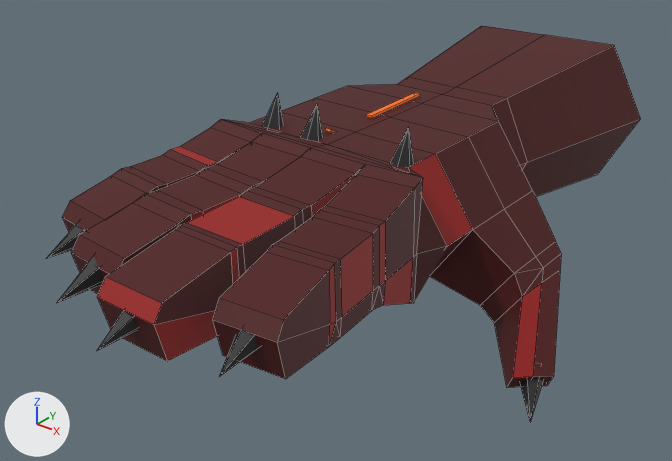
The FBX model Assets/ZonkContent/Art/Models/HandLooks/Hand_Demon.fbx: old version first, new version second.
Rendered twice from a 50 mm lens placed at (1.009, -1.576, 0.801), pointed at (-0.105, -0.184, -0.062). The axes (+X, +Y, +Z) are drawn at lower left. The lights are the same throughout. The picture after the commit comes second. Mesh edges are drawn as thin lines.

The first picture shows 'Hand_Demon'.
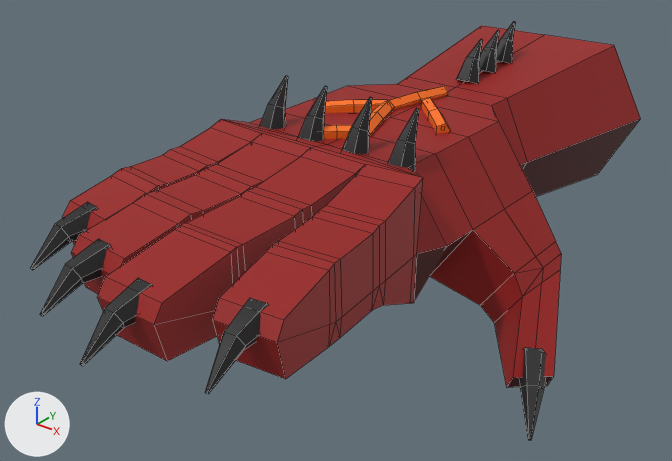
Diff of the bpy script that builds the scene:
```diff
--- a/Assets/ZonkContent/Art/Models/HandLooks/Hand_Demon.fbx.py
+++ b/Assets/ZonkContent/Art/Models/HandLooks/Hand_Demon.fbx.py
@@ me_hand_demon @@
 # used by ob_hand_demon; location = (0.0, 0.0, 0.0)
-me_hand_demon.from_pydata(...)  # 350 vertices, 369 faces; spans x -0.41..0.41, y -0.86..0.74, z -0.29..0.21
+me_hand_demon.from_pydata(...)  # 626 vertices, 672 faces; spans x -0.41..0.42, y -0.89..0.74, z -0.31..0.25
+# me_hand_demon part 1: the loose piece of 8 vertices spanning x -0.16..-0.13, y -0.02..0.17, z 0.14 is multiplied about its middle by the matrix ((-0.867, 0.16, -0.011), (0.16, 0.867, 0.001), (0.011, -0.001, -0.882)), then moved by (0.02, 0.06, 0.01)
+# me_hand_demon part 2: the loose piece of 7 vertices spanning x -0.37..-0.32, y -0.72..-0.61, z 0.01..0.06 is rebuilt with 20 vertices and now spans x -0.38..-0.31, y -0.75..-0.61, z -0.01..0.08
+# me_hand_demon part 3: the loose piece of 7 vertices spanning x -0.3..-0.25, y -0.21..-0.17, z 0.12..0.21 is rebuilt with 20 vertices and now spans x -0.31..-0.24, y -0.22..-0.14, z 0.12..0.23
+# me_hand_demon part 4: the loose piece of 7 vertices spanning x 0.33..0.4, y -0.23..-0.13, z -0.29..-0.21 is rebuilt with 20 vertices and now spans x 0.32..0.42, y -0.26..-0.13, z -0.31..-0.19
+# me_hand_demon part 5: the loose piece of 7 vertices spanning x 0.04..0.09, y -0.22..-0.17, z 0.12..0.21 is rebuilt with 20 vertices and now spans x 0.03..0.1, y -0.22..-0.14, z 0.12..0.23
+# me_hand_demon part 6: the loose piece of 7 vertices spanning x -0.07..-0.01, y -0.86..-0.75, z 0.01..0.06 is rebuilt with 20 vertices and now spans x -0.07..-0.01, y -0.89..-0.74, z -0.01..0.08
+# me_hand_demon part 7: the loose piece of 7 vertices spanning x -0.23..-0.17, y -0.81..-0.7, z 0.01..0.06 is rebuilt with 20 vertices and now spans x -0.23..-0.17, y -0.84..-0.69, z -0.01..0.08
+# me_hand_demon part 8: 2 vertices moved from x -0.16..-0.15, y -0.22..-0.18, z 0.13..0.21 to x -0.16..-0.15, y -0.22..-0.2, z 0.13; 5 vertices removed from x -0.19..-0.14, y -0.21..-0.17, z 0.12..0.13; 173 vertices added at x -0.27..0.05, y -0.22..0.55, z 0.12..0.25
+# me_hand_demon part 9: 2 vertices moved from x 0.12..0.16, y -0.79..-0.69, z 0.01 to x 0.11..0.14, y -0.68, z 0.06; 5 vertices removed from x 0.12..0.17, y -0.7..-0.68, z 0.01..0.06; 18 vertices added at x 0.13..0.17, y -0.82..-0.67, z -0.01..0.08
+# me_hand_demon part 10: 201 kept faces spanning x -0.41..0.41, y -0.8..0.74, z -0.27..0.18 get new texture (UV) coordinates
+# other edits to the shape of me_hand_demon do not show in these pictures
 me_hand_demon.materials.append(mat_hand_demon)
```

What differs and where, as boxes (x1, y1, x2, y2) in the pictures (672 x 461 px; the box of a moved part takes in the faces that stretch with it):
'Hand_Demon', reshaped: before (46, 25, 641, 421); after (30, 21, 641, 440)
part 1 of me_hand_demon, moved or reshaped (not visible afterwards): before (366, 93, 420, 118)
part 2 of me_hand_demon, rebuilt: before (46, 223, 84, 259); after (30, 202, 98, 270)
part 3 of me_hand_demon, rebuilt (26% wider, 49% taller): before (262, 93, 284, 129); after (260, 76, 288, 130)
part 4 of me_hand_demon, rebuilt: before (520, 378, 543, 421); after (519, 347, 546, 440)
part 5 of me_hand_demon, rebuilt: before (390, 127, 413, 167); after (388, 108, 419, 172)
part 6 of me_hand_demon, rebuilt: before (97, 311, 139, 351); after (80, 278, 152, 366)
part 7 of me_hand_demon, rebuilt: before (57, 256, 104, 303); after (40, 239, 111, 316)
part 8 of me_hand_demon, built on: before (301, 104, 323, 141); after (298, 21, 516, 154)
part 9 of me_hand_demon, built on: before (219, 329, 259, 377); after (205, 298, 268, 394)
part 10 of me_hand_demon, surface changed (brown to red): (62, 25, 641, 386) in both
